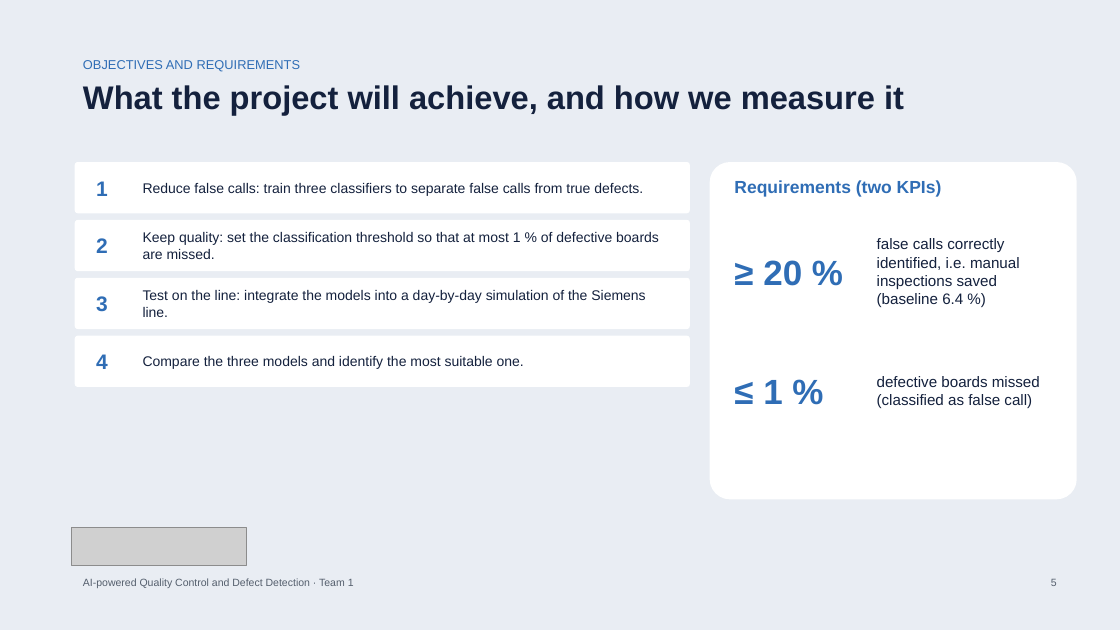
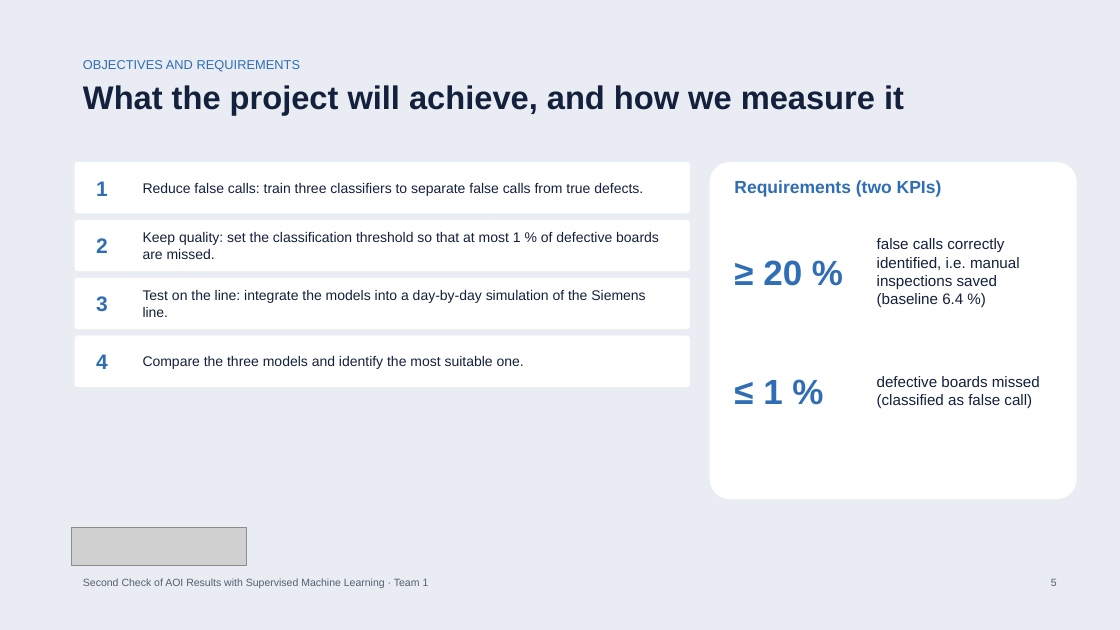
Before and after one commit to bodhi584/aoi-decision-gate, a slide deck: slide 5 of docs/slides_revised_topic.pptx. Drawn at 1120x630 pixels with LibreOffice and Linux fonts; fonts in the diff are those of the drawing; grey boxes stand for pictures. Boxes give left, top, right and bottom in pixels: in the first picture for what was removed or moved away, otherwise in the second. Text is boxed around its words. In the diff, an @@ line names an element or a change of style, - is before the commit and + after.

Commit message:
Title: Second Check of AOI Results with Supervised Machine Learning

```diff
--- a/docs/slides_revised_topic.pptx
+++ b/docs/slides_revised_topic.pptx
@@ text at <box>83,578,429,588</box>: text changed @@
-AI-powered Quality Control and Defect Detection · Team 1
+Second Check of AOI Results with Supervised Machine Learning · Team 1
```
Also in this commit, not shown: 14 other slides changed, 5 other files.
